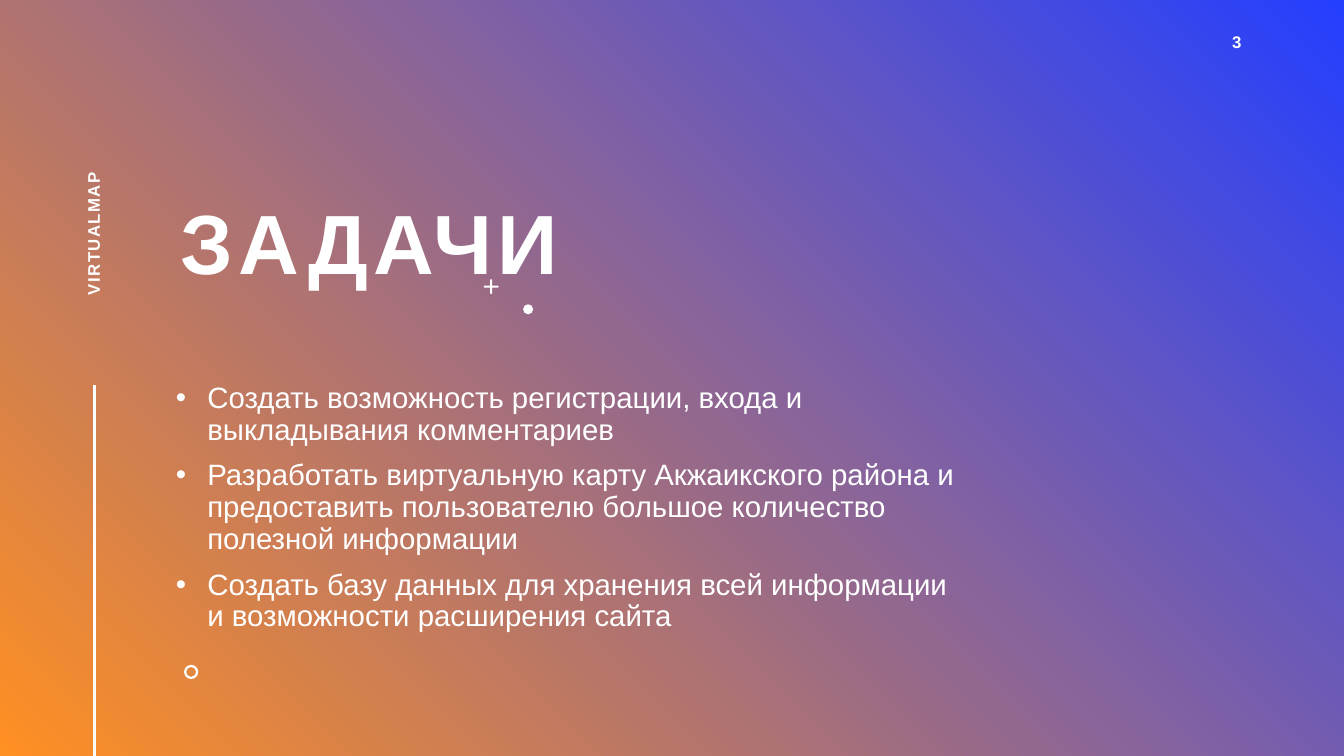
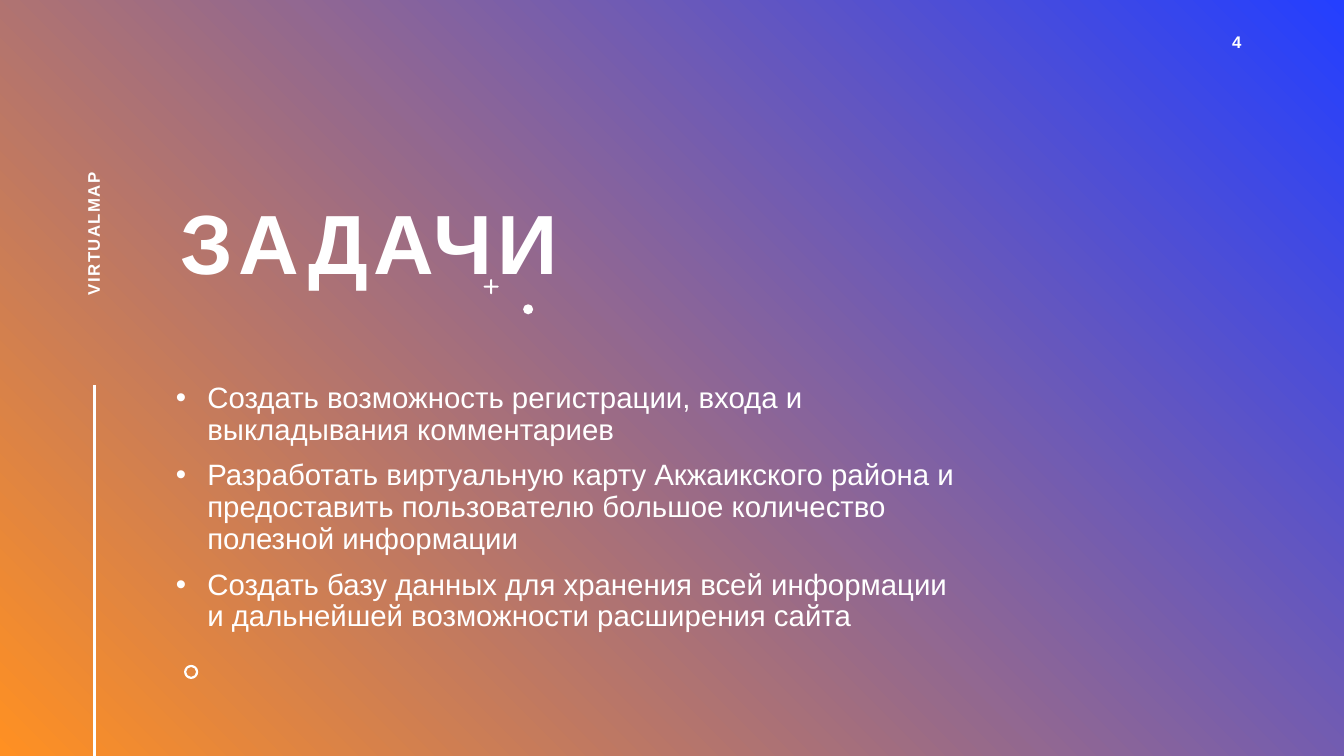
Before and after one commit to Dzhuks/virtualmap, a slide deck: slide 4 of documentation/VirtualMap.pptx (slide 3 before the commit). Drawn at 1344x756 pixels with LibreOffice and Linux fonts; fonts in the diff are those of the drawing. Boxes give left, top, right and bottom in pixels: in the first picture for what was removed or moved away, otherwise in the second. Text is boxed around its words. In the diff, an @@ line names an element or a change of style, - is before the commit and + after.

```diff
--- a/documentation/VirtualMap.pptx
+++ b/documentation/VirtualMap.pptx
@@ page number at <box>1232,36,1241,48</box>: text changed @@
-3
+4
@@ text at <box>207,573,947,632</box>: text changed @@
-• Создать базу данных для хранения всей информации и возможности расширения сайта
+• Создать базу данных для хранения всей информации и дальнейшей возможности расширения сайта
```
Also in this commit, not shown: 3 other slides changed, 1 slide added.
